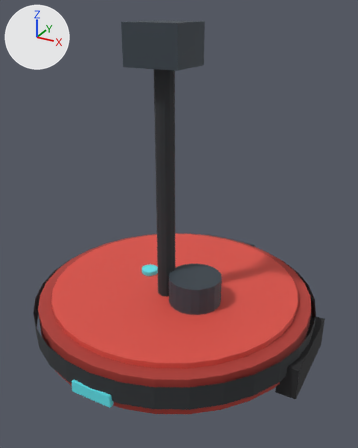
Before and after pictures for a commit that changed the OBJ model assets/robot_proxies/robot_red_h060.obj.
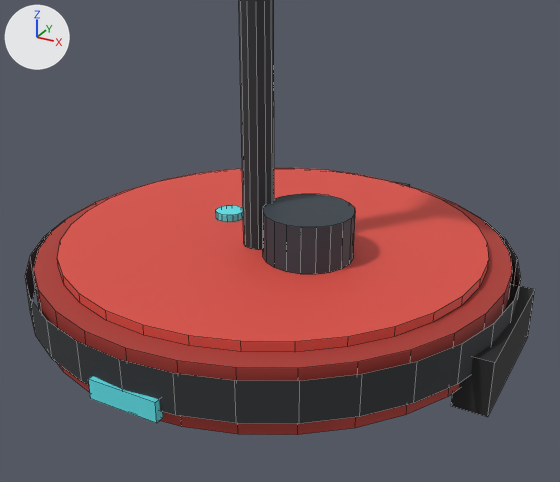
Old and new are each drawn whole from a 50 mm camera at (0.447, -0.796, 0.658) aimed at (0.017, -0.014, 0.267) and again close up from a 50 mm camera at (0.427, -0.76, 0.49) aimed at (0.043, -0.062, 0.142). Arrows for +X, +Y and +Z are at upper left; the lights stay in place. The last two pictures show the newer version. The close-ups show mesh edges as thin lines. Where no turn or scale is listed for an object, it has been applied to the vertices.

The first close-up shows 'low_poly_robot_vacuum'.
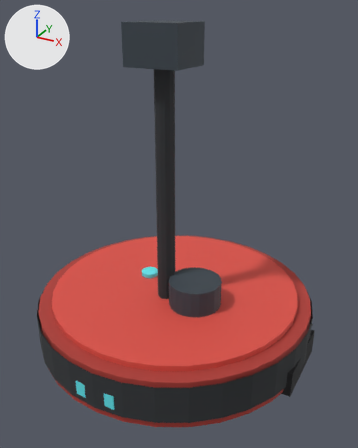
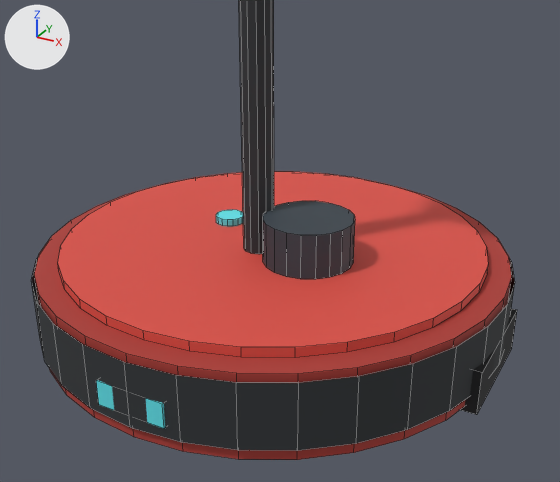
Location of each change, (x1, y1, x2, y2) in pixels of the close-ups (560 x 482 px; the box of a moved part takes in the faces that stretch with it):
'low_poly_robot_vacuum', reshaped: before (25, 0, 535, 435); after (31, 0, 517, 460)
part 1 of me_low_poly_robot_vacuum, moved or reshaped: before (34, 181, 512, 435); after (34, 185, 512, 460)
part 2 of me_low_poly_robot_vacuum, moved or reshaped: before (57, 168, 489, 352); after (58, 171, 488, 358)
part 3 of me_low_poly_robot_vacuum, moved or reshaped: before (25, 219, 521, 424); after (31, 258, 515, 451)
part 4 of me_low_poly_robot_vacuum, moved or reshaped: before (263, 194, 355, 274); after (263, 201, 355, 279)
part 5 of me_low_poly_robot_vacuum, moved or reshaped: before (216, 205, 243, 222); after (216, 210, 243, 226)
part 6 of me_low_poly_robot_vacuum, moved or reshaped: before (451, 284, 535, 417); after (460, 309, 517, 415)
part 7 of me_low_poly_robot_vacuum, moved or reshaped: before (88, 376, 163, 423); after (96, 380, 165, 429)
part 8 of me_low_poly_robot_vacuum, moved or reshaped: before (239, 0, 274, 250); after (239, 0, 274, 254)

Patch to the scene script:
```diff
--- a/assets/robot_proxies/robot_red_h060.obj.py
+++ b/assets/robot_proxies/robot_red_h060.obj.py
@@ me_low_poly_robot_vacuum @@
 # used by ob_low_poly_robot_vacuum; location = (0.0, 0.0, 0.0)
-me_low_poly_robot_vacuum.from_pydata(...)  # 360 vertices, 208 faces; spans x -0.298..0.298, y -0.294..0.298, z 0.012..0.635
+me_low_poly_robot_vacuum.from_pydata(...)  # 360 vertices, 208 faces; spans x -0.286..0.286, y -0.286..0.286, z 0.0..0.635
+# me_low_poly_robot_vacuum part 1: the loose piece of 64 vertices spanning x -0.282..0.282, y -0.282..0.282, z 0.035..0.108 is scaled about its middle by (1, 1, 1.32), then moved by (0.0, 0.0, -0.018)
+# me_low_poly_robot_vacuum part 2: the loose piece of 64 vertices spanning x -0.255..0.255, y -0.255..0.255, z 0.108..0.119 is moved by (0.0, 0.0, -0.006)
+# me_low_poly_robot_vacuum part 3: the loose piece of 64 vertices spanning x -0.292..0.292, y -0.292..0.292, z 0.055..0.101 is scaled about its middle by (0.979, 0.979, 1.63), then moved by (0.0, 0.0, -0.021)
+# me_low_poly_robot_vacuum part 4: the loose piece of 40 vertices spanning x 0.013..0.117, y -0.087..0.017, z 0.119..0.174 is scaled about the mesh origin by (1, 1, 0.945)
+# me_low_poly_robot_vacuum part 5: the loose piece of 32 vertices spanning x -0.093..-0.057, y 0.002..0.038, z 0.119..0.128 is moved by (0.0, 0.0, -0.006)
+# me_low_poly_robot_vacuum part 6: the loose piece of 8 vertices spanning x 0.26..0.298, y -0.09..0.09, z 0.012..0.076 is scaled about its middle by (0.842, 0.833, 0.813), then moved by (-0.011, 0.0, -0.018)
+# me_low_poly_robot_vacuum part 7: the loose piece of 8 vertices spanning x -0.04..0.04, y -0.294..-0.284, z 0.045..0.068 is scaled about its middle by (1, 0.6, 1.22), then moved by (0.0, 0.008, -0.011)
+# me_low_poly_robot_vacuum part 8: 12 of 360 vertices moved; they spanned x -0.018..0.018, y -0.053..-0.017, z 0.119 and now span x -0.018..0.018, y -0.053..-0.017, z 0.113; mean shift (0.0, 0.0, -0.006); largest move (0.0, -0.017, 0.119) -> (0.0, -0.017, 0.113)
+# other edits to the shape of me_low_poly_robot_vacuum do not show in these pictures
 me_low_poly_robot_vacuum.materials.append(mat_body)
```
